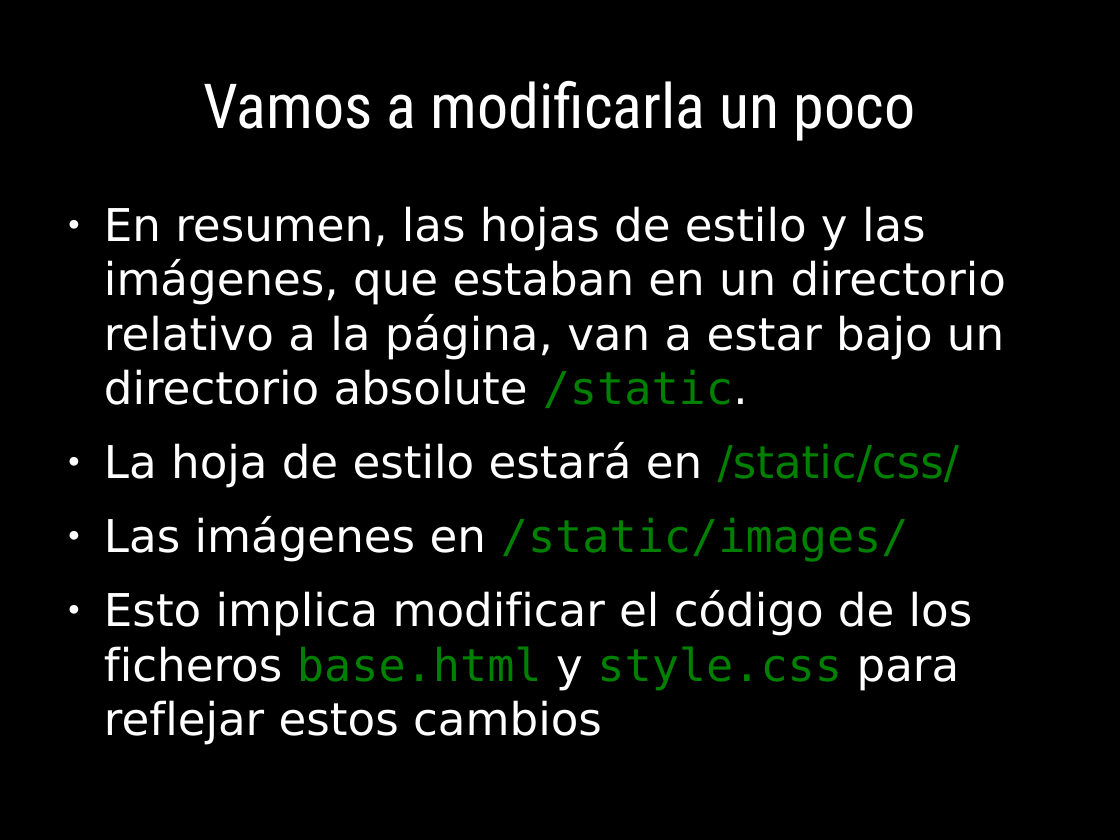
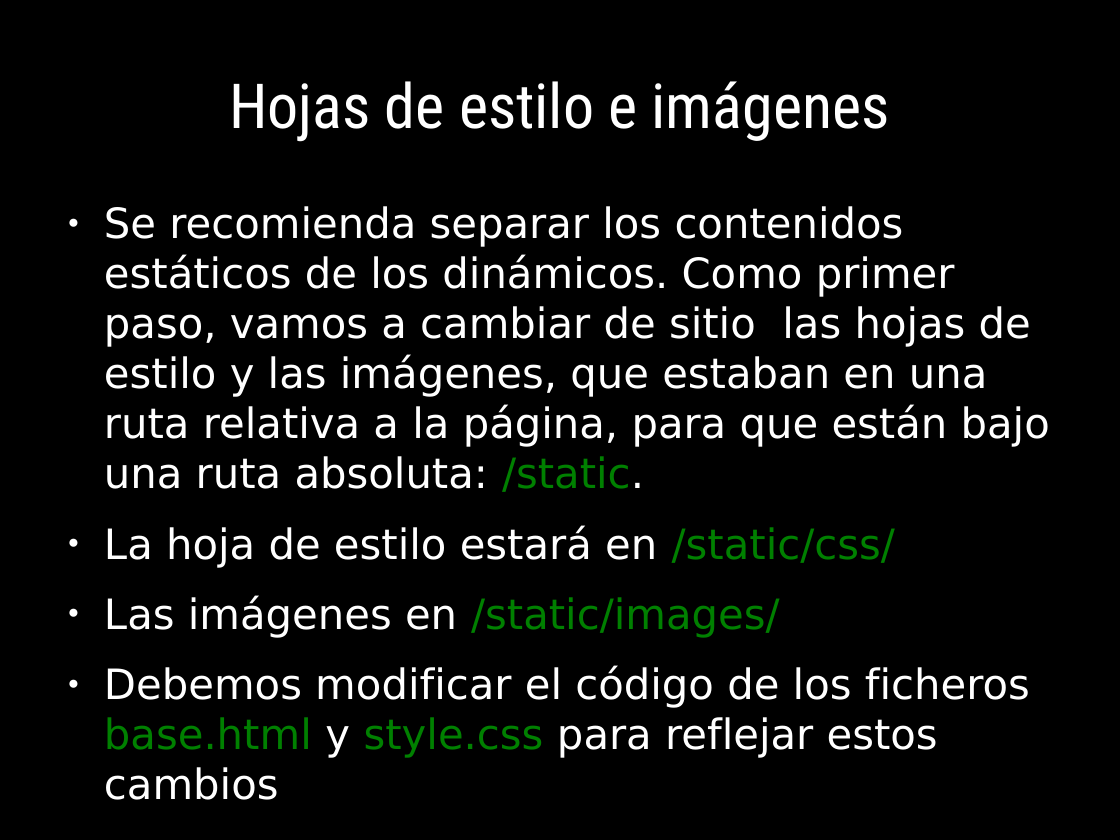
Before and after one commit to euribates/curso-django, a slide deck: slide 66 of presentacion/curso_django.odp (slide 69 before the commit). Drawn at 1120x840 pixels with LibreOffice and Linux fonts; fonts in the diff are those of the drawing. Boxes give left, top, right and bottom in pixels: in the first picture for what was removed or moved away, otherwise in the second. Text is boxed around its words. In the diff, an @@ line names an element or a change of style, - is before the commit and + after.

```diff
--- a/presentacion/curso_django.odp
+++ b/presentacion/curso_django.odp
@@ title at (x1=229, y1=81, x2=890, y2=142): text changed @@
-Vamos a modificarla un poco
+Hojas de estilo e imágenes
@@ text at (x1=104, y1=206, x2=1050, y2=492): text changed; size 32 to 29.6 pt @@
-● En resumen, las hojas de estilo y las imágenes, que estaban en un directorio relativo a la página, van a estar bajo un directorio absolute /static.
+● Se recomienda separar los contenidos estáticos de los dinámicos. Como primer paso, vamos a cambiar de sitio las hojas de estilo y las imágenes, que estaban en una ruta relativa a la página, para que están bajo una ruta absoluta: /static.
@@ text at (x1=104, y1=525, x2=895, y2=638): size 32 to 29.6 pt in "La hoja de estilo estará en /static/css/", "Las imágenes en /static/images/"; font DejaVu Sans Mono to DejaVu Sans in "/static/images/" @@
@@ text at (x1=104, y1=665, x2=1030, y2=758): text changed; size 32 to 29.6 pt @@
-● Esto implica modificar el código de los ficheros base.html y style.css para reflejar estos cambios
+● Debemos modificar el código de los ficheros base.html y style.css para reflejar estos cambios
```
Also in this commit, not shown: 4 other slides changed, 26 slides added, 22 other files.
